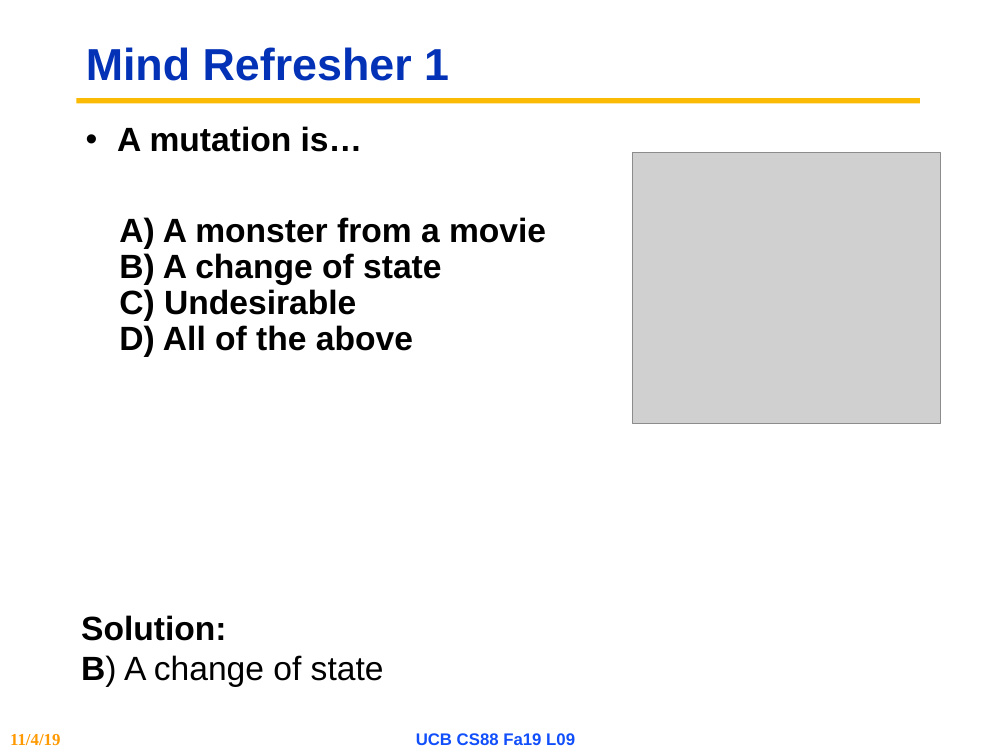
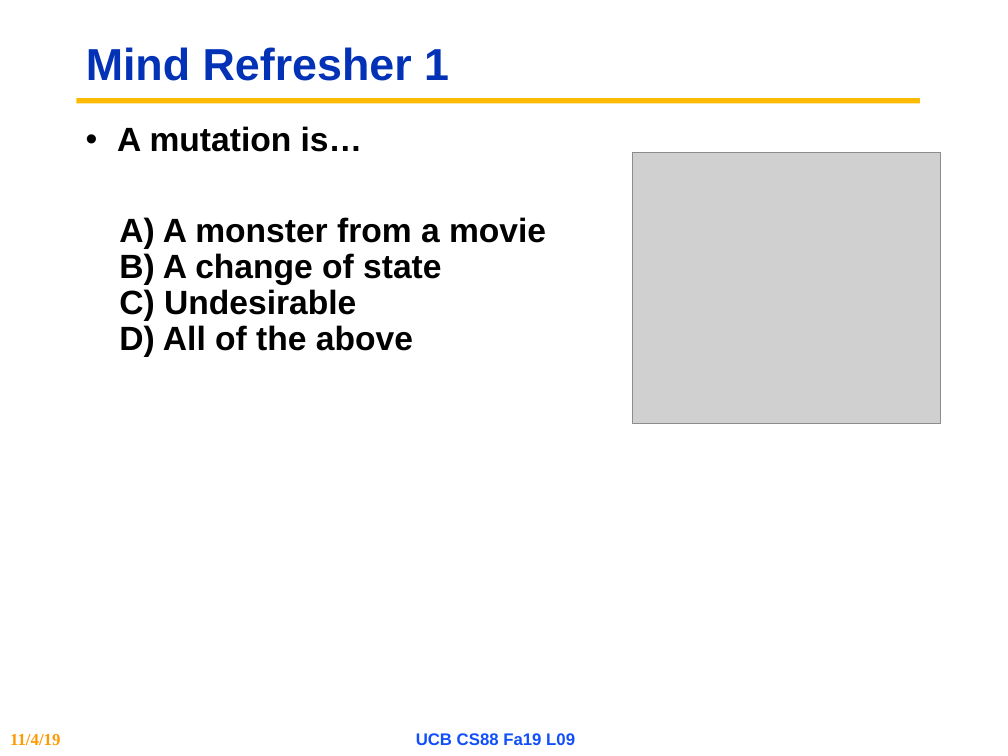
Before and after one commit to cs88-website/cs88-website.github.io, a slide deck: slide 5 of fa19/assets/slides/fa19/09-Object_Oriented_Programming.pptx (slide 3 before the commit). Drawn at 1008x756 pixels with LibreOffice and Linux fonts; fonts in the diff are those of the drawing; grey boxes stand for pictures; background and template pictures are left out. Boxes give left, top, right and bottom in pixels: in the first picture for what was removed or moved away, otherwise in the second. Text is boxed around its words. In the diff, an @@ line names an element or a change of style, - is before the commit and + after.

```diff
--- a/fa19/assets/slides/fa19/09-Object_Oriented_Programming.pptx
+++ b/fa19/assets/slides/fa19/09-Object_Oriented_Programming.pptx
@@ text removed at <box>81,615,384,687</box> @@
-Solution:
-B) A change of state
```
Also in this commit, not shown: 1 other slide changed, 2 slides added, 10 other files.
